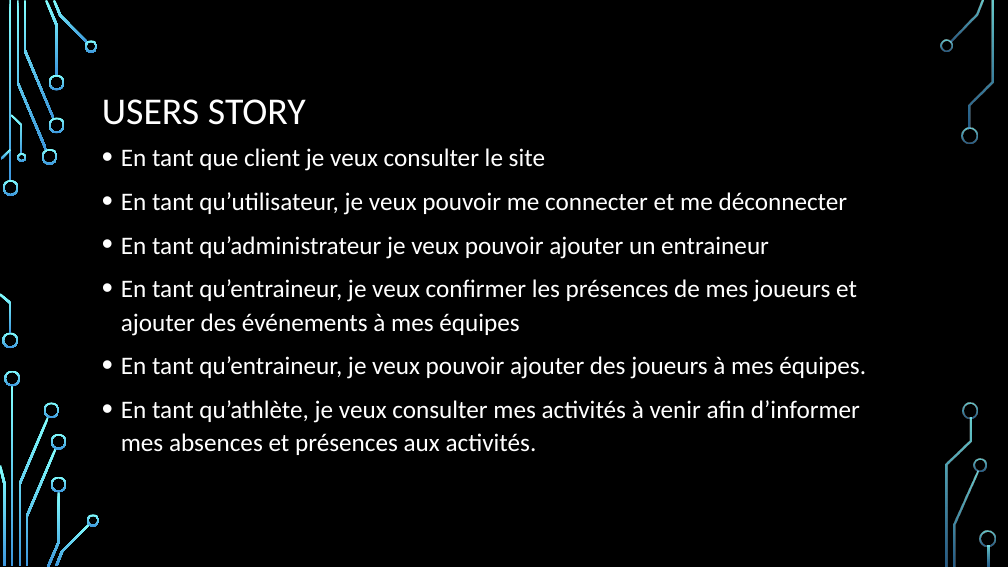
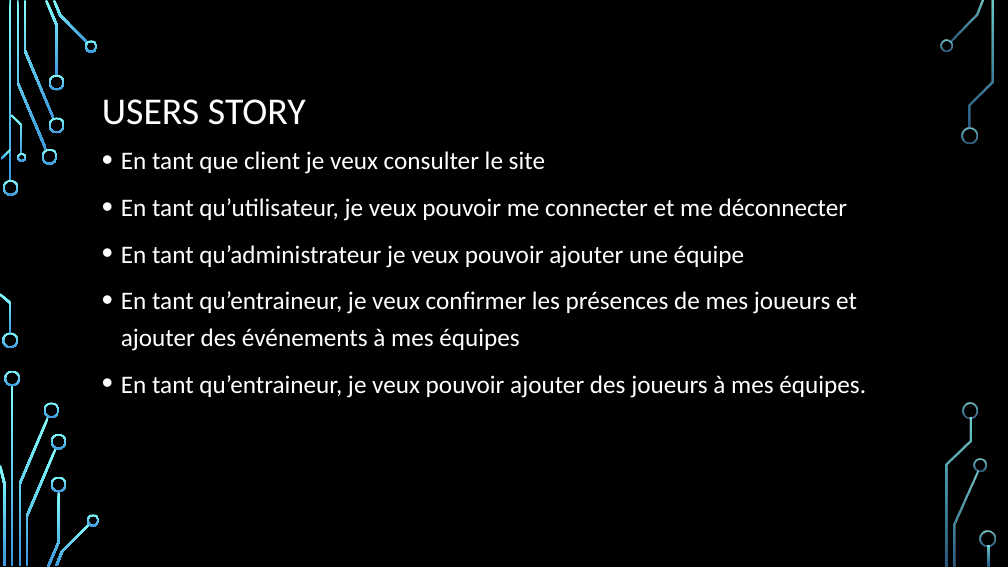
Before and after one commit to DFC-Informatique-Cegep-de-Sainte-Foy/GestionEquipesSportives, a slide deck: slide 2 of Documentation/Revue 2/Presentation_Revue_2.pptx. Drawn at 1008x567 pixels with LibreOffice and Linux fonts; fonts in the diff are those of the drawing; background and template pictures are left out. Boxes give left, top, right and bottom in pixels: in the first picture for what was removed or moved away, otherwise in the second. Text is boxed around its words. In the diff, an @@ line names an element or a change of style, - is before the commit and + after.

```diff
--- a/Documentation/Revue 2/Presentation_Revue_2.pptx
+++ b/Documentation/Revue 2/Presentation_Revue_2.pptx
@@ text at [121, 151, 866, 398]: line spacing 1.1 to 1.2 @@
@@ text at [121, 245, 745, 268]: text changed @@
-• En tant qu’administrateur je veux pouvoir ajouter un entraineur
+• En tant qu’administrateur je veux pouvoir ajouter une équipe
@@ text at [121, 400, 860, 455]: paragraph removed @@
-• En tant qu’athlète, je veux consulter mes activités à venir afin d’informer mes absences et présences aux activités.
```
Also in this commit, not shown: 7 other slides changed, 4 slides added, 2 slides removed, 2 other files.
